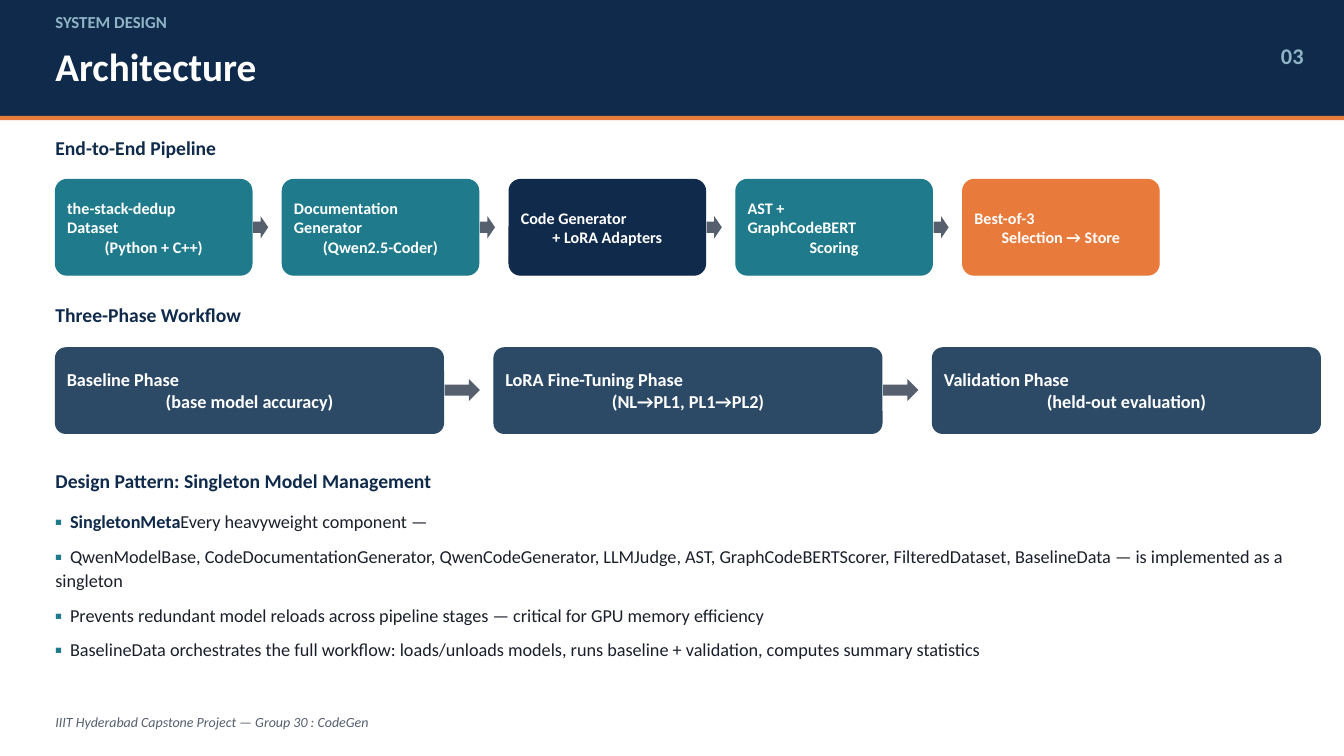
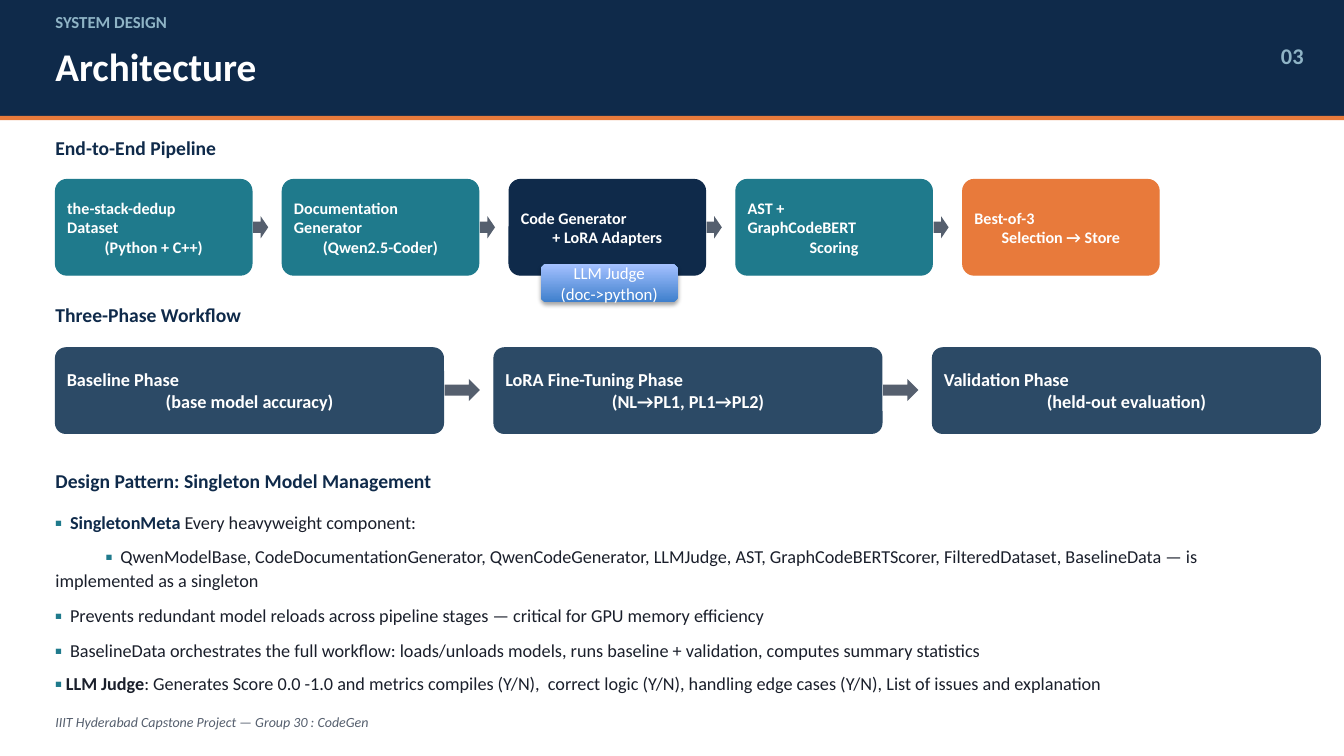
Before and after one commit to nayanjha16/CodeGen-Implementations-May_26, a slide deck: slide 3 of Group-30/Presentation/Group30-CodeGen-Capstone-Presentation_Final.pptx. Drawn at 1344x756 pixels with LibreOffice and Linux fonts; fonts in the diff are those of the drawing. Boxes give left, top, right and bottom in pixels: in the first picture for what was removed or moved away, otherwise in the second. Text is boxed around its words. In the diff, an @@ line names an element or a change of style, - is before the commit and + after.

```diff
--- a/Group-30/Presentation/Group30-CodeGen-Capstone-Presentation_Final.pptx
+++ b/Group-30/Presentation/Group30-CodeGen-Capstone-Presentation_Final.pptx
@@ rounded rectangle added at bbox=[540, 264, 678, 302], fill gradient #3F80CE to #A4C4FF, 12 pt, text #FFFFFF @@
+LLM Judge
+(doc->python)
@@ text at bbox=[70, 516, 416, 532]: text changed @@
-▪ SingletonMetaEvery heavyweight component —
+▪ SingletonMeta Every heavyweight component:
@@ text at bbox=[66, 677, 1100, 693]: paragraph added @@
+▪ LLM Judge: Generates Score 0.0 -1.0 and metrics compiles (Y/N), correct logic (Y/N), handling edge cases (Y/N), List of issues and explanation
```
Also in this commit, not shown: 10 other slides changed, 1 other file.
